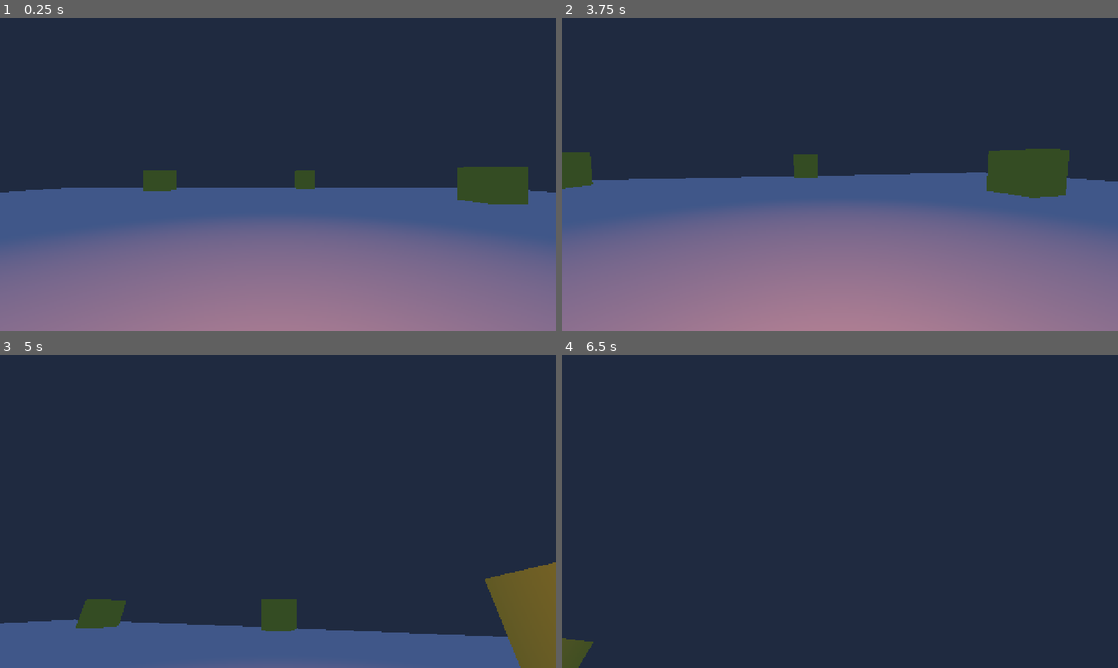
Above: before the commit, frames 1-4 (two rows, left to right).
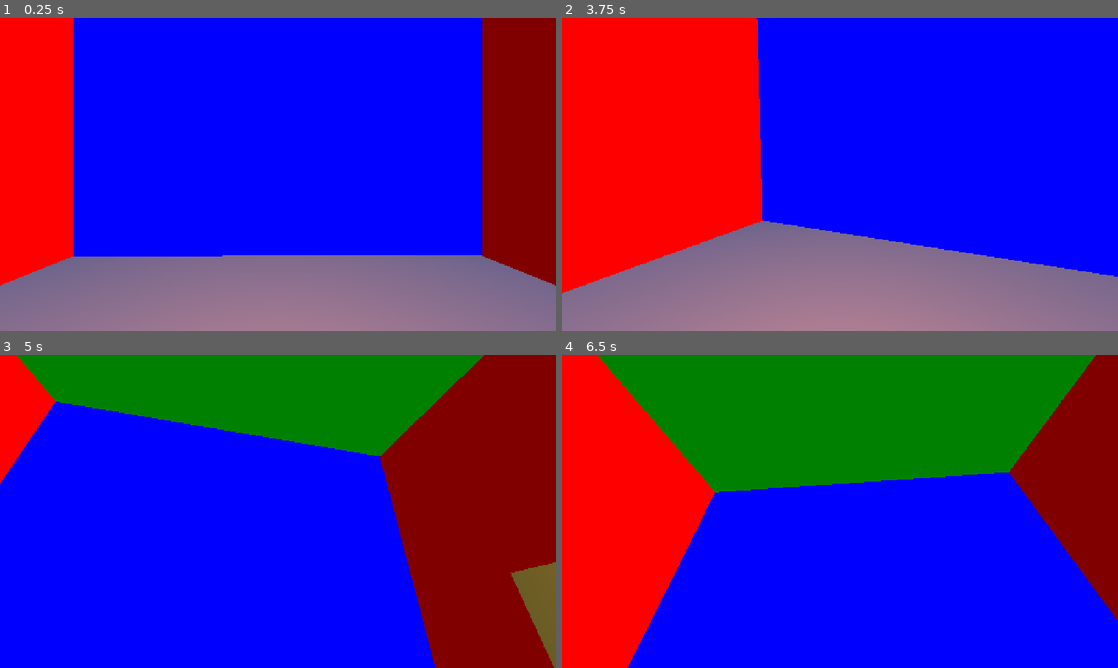
Above: after the commit, the same moments.

Repository: ktosox/Tool_Box_2
Game: Godot game, scene res://texel_splating/cube_map_test.tscn
Two runs of this game, one before a commit and one after it. Both use one fixed random seed, a clock stepped at 60 frames per second and the inputs below. The project has no main scene, so this scene is started directly.
Inputs (mouse positions are in pixels of both pictures, inside the frame that each line leads up to):
- Up to frame 1 (0.25 s): no input
- Up to frame 2 (3.75 s): click (1095, 43) at 0.5 s; tap Enter (ui_accept) at 1.25, 1.52, 2.75 s; move the mouse to (962, 158) at 1.27 s; hold Right (ui_right) 1.28-2 s; click (962, 158) at 1.42 s; drag from (728, 190) to (812, 237) at 2.02 s; move the mouse to (895, 105) at 2.77 s; hold Left (ui_left) 2.78-3.5 s; click (895, 105) at 2.92 s; drag from (812, 237) to (673, 127) at 3.52 s
- Up to frame 3 (5 s): tap Enter (ui_accept) at 4.25, 4.52 s; move the mouse to (444, 558) at 4.27 s; hold Right (ui_right) from 4.28 s (still down); click (444, 558) at 4.42 s
- Up to frame 4 (6.5 s): release Right (ui_right) at 5 s; drag from (673, 464) to (756, 433) at 5.02 s; tap Enter (ui_accept) at 5.75 s; move the mouse to (867, 511) at 5.77 s; hold Right (ui_right) from 5.78 s (still down); click (867, 511) at 5.92 s

The runs differ from the first frame. In frame 1, 77% of the frame differs, in the area x 0-100%, y 0-86%; in frame 2, 75%; in frame 3, 99%; in frame 4, 100%, in the area x 0-100%, y 0-100%.

Commit message:
maybe some progress on the surface stable texel project?

Diff:
--- a/controllers/Simple_3D_camera/camera_3d.gd
+++ b/controllers/Simple_3D_camera/camera_3d.gd
@@ -41,7 +41,9 @@
 func rotate_camera(delta):
 	var dx = -delta.x * sensitivity
 	var dy = -delta.y * sensitivity
+	var old_rot = rotation.y
 	rotate_y(dx) # apply yaw on this node
+	$MeshInstance3D2.rotation.y = old_rot
 	pitch += dy
 	pitch = clamp(pitch, deg_to_rad(-pitch_limit), deg_to_rad(pitch_limit))
 	$Camera3D.rotation.x = pitch
--- a/texel_splating/cube_map_test.tscn
+++ b/texel_splating/cube_map_test.tscn
@@ -1,6 +1,7 @@
 [gd_scene format=3 uid="uid://coi1w5fo8xi5j"]
 
 [ext_resource type="PackedScene" uid="uid://mum4bphehusy" path="res://controllers/Simple_3D_camera/camera_3d.tscn" id="1_0g01v"]
+[ext_resource type="PackedScene" uid="uid://cishxa7amhgyf" path="res://texel_splating/wish_cube_scene.tscn" id="2_bvegs"]
 
 [sub_resource type="StandardMaterial3D" id="StandardMaterial3D_3o2bq"]
 
@@ -56,6 +57,10 @@
 [node name="Camera3D" parent="." unique_id=949843328 instance=ExtResource("1_0g01v")]
 transform = Transform3D(1, 0, 0, 0, 1, 0, 0, 0, 1, 0, 1.5999475, 0)
 
+[node name="MeshInstance3D2" parent="Camera3D" unique_id=1476211215 instance=ExtResource("2_bvegs")]
+transform = Transform3D(1, 0, 0, 0, 1, 0, 0, 0, 1, 0, 0, 0)
+skeleton = NodePath("../..")
+
 [node name="WorldEnvironment" type="WorldEnvironment" parent="." unique_id=22144027]
 environment = SubResource("Environment_1qhx3")
 
--- a/texel_splating/test_static_cube_map.tscn
+++ b/texel_splating/test_static_cube_map.tscn
@@ -1,85 +1,24 @@
 [gd_scene format=3 uid="uid://dreunffriv8wo"]
 
 [ext_resource type="Script" uid="uid://ba017vqnm70yy" path="res://texel_splating/test_static_cube_map.gd" id="1_wudg7"]
-[ext_resource type="Cubemap" path="res://texel_splating/cubemap.tres" id="3_pqt1x"]
+[ext_resource type="PackedScene" uid="uid://cishxa7amhgyf" path="res://texel_splating/wish_cube_scene.tscn" id="2_wudg7"]
 
 [sub_resource type="Environment" id="Environment_ieuoy"]
 background_mode = 1
 background_color = Color(0.7411765, 0.7490196, 0, 1)
 
-[sub_resource type="Shader" id="Shader_j5xp1"]
-code = "
-shader_type spatial;
-render_mode blend_mix, depth_draw_opaque, cull_back, diffuse_burley, specular_schlick_ggx;
-
-uniform vec4 albedo : source_color;
-uniform sampler2D texture_albedo : source_color, filter_linear_mipmap, repeat_enable;
-uniform ivec2 albedo_texture_size;
-uniform float point_size : hint_range(0.1, 128.0, 0.1);
-
-uniform float roughness : hint_range(0.0, 1.0);
-uniform sampler2D texture_metallic : hint_default_white, filter_linear_mipmap, repeat_enable;
-uniform vec4 metallic_texture_channel;
-uniform sampler2D texture_roughness : hint_roughness_r, filter_linear_mipmap, repeat_enable;
-
-uniform float specular : hint_range(0.0, 1.0, 0.01);
-uniform float metallic : hint_range(0.0, 1.0, 0.01);
-
-uniform vec3 uv1_scale;
-uniform vec3 uv1_offset;
-uniform vec3 uv2_scale;
-uniform vec3 uv2_offset;
-
-uniform samplerCube source_panorama : filter_linear, source_color, hint_default_black;
-
-
-void vertex() {
-	UV = UV * uv1_scale.xy + uv1_offset.xy;
-}
-
-void fragment() {
-	vec2 base_uv = UV;
-
-	vec4 albedo_tex = texture(source_panorama, vec3(base_uv,0.5));
-	ALBEDO = albedo.rgb * albedo_tex.rgb;
-
-	float metallic_tex = dot(texture(texture_metallic, base_uv), metallic_texture_channel);
-	METALLIC = metallic_tex * metallic;
-	SPECULAR = specular;
-
-	vec4 roughness_texture_channel = vec4(1.0, 0.0, 0.0, 0.0);
-	float roughness_tex = dot(texture(texture_roughness, base_uv), roughness_texture_channel);
-	ROUGHNESS = roughness_tex * roughness;
-}
-"
-
-[sub_resource type="ShaderMaterial" id="ShaderMaterial_wudg7"]
-render_priority = 0
-shader = SubResource("Shader_j5xp1")
-shader_parameter/albedo = Color(1, 1, 1, 1)
-shader_parameter/albedo_texture_size = Vector2i(0, 0)
-shader_parameter/point_size = 1.0
-shader_parameter/roughness = 1.0
-shader_parameter/metallic_texture_channel = Vector4(1, 0, 0, 0)
-shader_parameter/specular = 0.5
-shader_parameter/metallic = 0.0
-shader_parameter/uv1_scale = Vector3(1, 1, 1)
-shader_parameter/uv1_offset = Vector3(0, 0, 0)
-shader_parameter/uv2_scale = Vector3(1, 1, 1)
-shader_parameter/uv2_offset = Vector3(0, 0, 0)
-shader_parameter/source_panorama = ExtResource("3_pqt1x")
-
-[sub_resource type="BoxMesh" id="BoxMesh_aobkh"]
-material = SubResource("ShaderMaterial_wudg7")
-
 [node name="TestStaticCubeMap" type="Camera3D" unique_id=1258577101]
 environment = SubResource("Environment_ieuoy")
 script = ExtResource("1_wudg7")
 
-[node name="MeshInstance3D" type="MeshInstance3D" parent="." unique_id=1163857149]
-transform = Transform3D(1, 0, 0, 0, 0.9729412, 0.23105279, 0, -0.23105279, 0.9729412, 0, 0, -1.9331446)
-mesh = SubResource("BoxMesh_aobkh")
+[node name="MeshInstance3D" parent="." unique_id=1476211215 instance=ExtResource("2_wudg7")]
 
 [node name="OmniLight3D" type="OmniLight3D" parent="." unique_id=361376172]
 transform = Transform3D(1, 0, 0, 0, 1, 0, 0, 0, 1, 0, 4.235721, 0)
+visible = false
+light_energy = 6.0
 omni_range = 20.0
+
+[node name="ReflectionProbe" type="ReflectionProbe" parent="." unique_id=389884894]
+visible = false
+ambient_mode = 0
--- /dev/null
+++ b/texel_splating/wish_cube_scene.tscn
@@ -0,0 +1,69 @@
+[gd_scene format=3 uid="uid://cishxa7amhgyf"]
+
+[ext_resource type="Cubemap" uid="uid://dly7ldsgata55" path="res://texel_splating/cubemap.tres" id="1_ugl58"]
+
+[sub_resource type="Shader" id="Shader_j5xp1"]
+code = "
+shader_type spatial;
+render_mode unshaded, cull_back;
+
+uniform vec4 albedo : source_color;
+uniform ivec2 albedo_texture_size;
+uniform float point_size : hint_range(0.1, 128.0, 0.1);
+
+uniform vec3 uv1_scale;
+uniform vec3 uv1_offset;
+
+uniform samplerCube source_panorama : filter_linear, source_color, hint_default_black;
+
+varying vec3 some_color;
+
+void vertex() {
+	//UV = UV * uv1_scale.xy + uv1_offset.xy;
+	if(NORMAL.r > 0.0)
+	{some_color.r = NORMAL.r ;}
+	else
+	{some_color.r = -NORMAL.r * 0.5;}
+	if(NORMAL.g > 0.0)
+	{some_color.g = NORMAL.g ;}
+	else
+	{some_color.g= -NORMAL.g * 0.5;}
+	if(NORMAL.b > 0.0)
+	{some_color.b = NORMAL.b ;}
+	else
+	{some_color.b= -NORMAL.b * 0.5;}
+	 //= (NORMAL * uv1_scale) + uv1_offset;
+	//if (NORMAL.y == 0.0)
+	//{some_color.g = 1.0;}
+
+
+}
+
+void fragment() {
+
+	//vec4 albedo_tex = texture(source_panorama, NORMAL);
+	//ALBEDO = albedo.rgb * albedo_tex.rgb;
+
+	ALBEDO = some_color;
+
+}
+"
+
+[sub_resource type="ShaderMaterial" id="ShaderMaterial_wudg7"]
+render_priority = 0
+shader = SubResource("Shader_j5xp1")
+shader_parameter/albedo = Color(1, 1, 1, 1)
+shader_parameter/albedo_texture_size = Vector2i(0, 0)
+shader_parameter/point_size = 0.0
+shader_parameter/uv1_scale = Vector3(1, 1, 1)
+shader_parameter/uv1_offset = Vector3(0, 0, 0)
+shader_parameter/source_panorama = ExtResource("1_ugl58")
+
+[sub_resource type="BoxMesh" id="BoxMesh_aobkh"]
+material = SubResource("ShaderMaterial_wudg7")
+flip_faces = true
+size = Vector3(8, 8, 8)
+
+[node name="MeshInstance3D" type="MeshInstance3D" unique_id=1476211215]
+transform = Transform3D(0.9999999, 0, 0, 0, 1, 0, 0, 0, 0.99999994, 0, 0, 0)
+mesh = SubResource("BoxMesh_aobkh")
